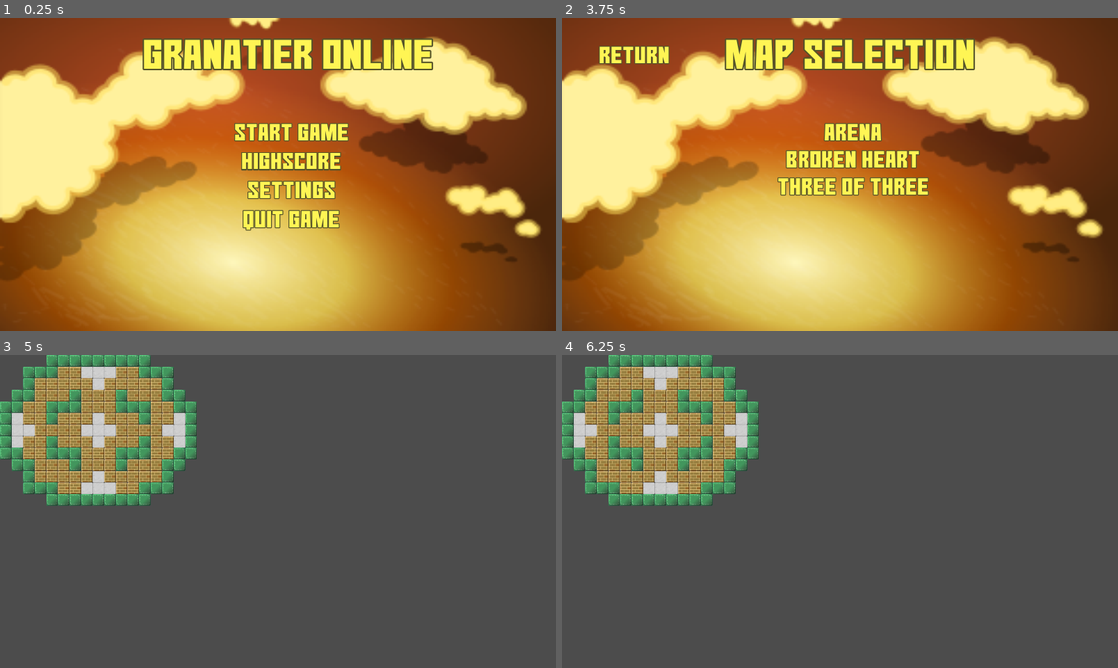
Above: before the commit, frames 1-4 (two rows, left to right).
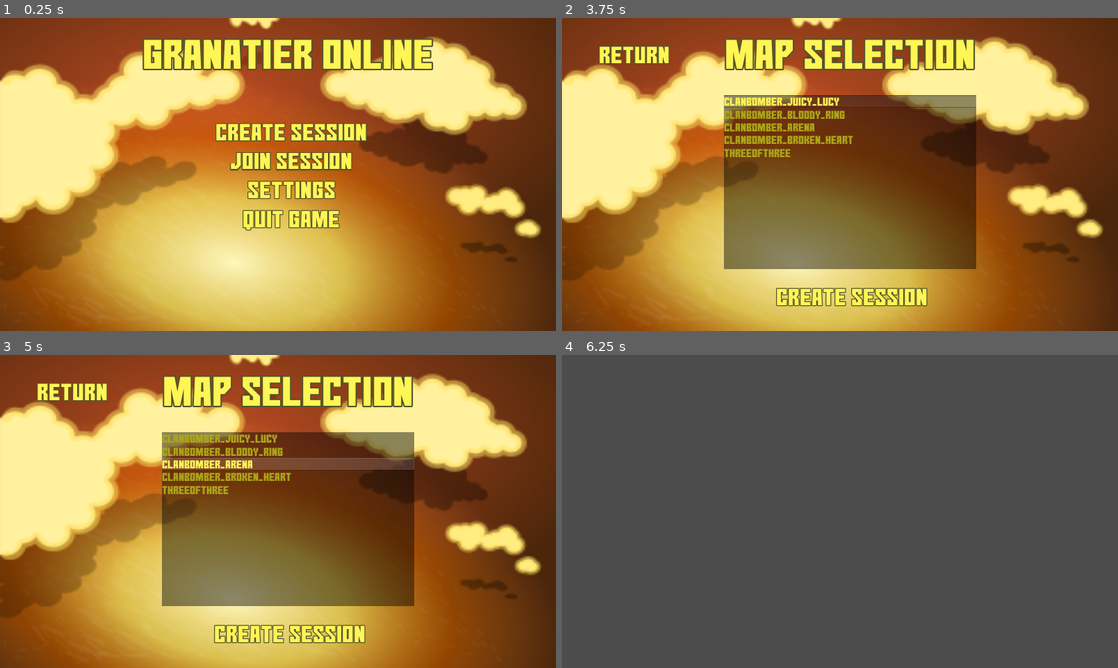
Above: after the commit, the same moments.

Repository: mrhappyhof/soulThieves
Game: Godot game, scene res://scenes/MainMenu.tscn
Two runs of this game, one before a commit and one after it. Both use one fixed random seed, a clock stepped at 60 frames per second and the inputs below.
Inputs (mouse positions are in pixels of both pictures, inside the frame that each line leads up to):
- Up to frame 1 (0.25 s): no input
- Up to frame 2 (3.75 s): click "Start Game" (after the commit: "Create Session") at 0.5 s; click "Return" at 1.25 s; click "Highscore" (after the commit: "Join Session") at 2 s; click "Settings" at 2.75 s; click "Start Game" (after the commit: "Create Session") at 3.5 s
- Up to frame 3 (5 s): click (289, 467) at 4.25 s, where only the run before the commit has a clickable "Arena"
- Up to frame 4 (6.25 s): click (851, 633) at 5 s, where only the run after the commit has a clickable "Create Session"; tap Enter at 5.75 s; hold D (move_right) from 5.78 s (still down); tap Q (place_bomb) at 5.85 s

The runs differ from the first frame. In frame 1, 1.9% of the frame differs, in the area x 38-66%, y 33-49%; in frame 2, 27%; in frame 3, 100%, in the area x 0-100%, y 0-100%; in frame 4, 14%.

Commit message:
Adjusted main menu and map selection

Diff:
--- a/GranatierClient/scenes/MainMenu.tscn
+++ b/GranatierClient/scenes/MainMenu.tscn
@@ -10,6 +10,12 @@
 outline_color = Color( 0.333333, 0.329412, 0.164706, 1 )
 font_data = ExtResource( 1 )
 
+[sub_resource type="DynamicFont" id=6]
+size = 80
+outline_size = 3
+outline_color = Color( 0.333333, 0.329412, 0.164706, 1 )
+font_data = ExtResource( 1 )
+
 [sub_resource type="StyleBoxEmpty" id=2]
 
 [sub_resource type="StyleBoxEmpty" id=3]
@@ -19,12 +25,6 @@
 [sub_resource type="StyleBoxFlat" id=5]
 bg_color = Color( 0, 0, 0, 1 )
 draw_center = false
-
-[sub_resource type="DynamicFont" id=6]
-size = 80
-outline_size = 3
-outline_color = Color( 0.333333, 0.329412, 0.164706, 1 )
-font_data = ExtResource( 1 )
 
 [node name="MainMenu" type="Node2D"]
 script = ExtResource( 3 )
@@ -40,42 +40,42 @@
 margin_right = 1028.0
 margin_bottom = 67.0
 grow_horizontal = 2
+custom_colors/font_color = Color( 1, 0.964706, 0.333333, 1 )
 custom_fonts/font = SubResource( 1 )
-custom_colors/font_color = Color( 1, 0.964706, 0.333333, 1 )
 text = "Granatier Online"
 align = 1
 
-[node name="StartGame" type="Button" parent="."]
+[node name="CreateSession" type="Button" parent="."]
 margin_left = 808.5
 margin_top = 350.0
 margin_right = 1203.5
 margin_bottom = 431.0
 grow_horizontal = 2
 focus_mode = 0
+custom_colors/font_color = Color( 1, 0.964706, 0.333333, 1 )
+custom_fonts/font = SubResource( 6 )
 custom_styles/hover = SubResource( 2 )
 custom_styles/pressed = SubResource( 3 )
 custom_styles/focus = SubResource( 4 )
 custom_styles/normal = SubResource( 5 )
-custom_fonts/font = SubResource( 6 )
-custom_colors/font_color = Color( 1, 0.964706, 0.333333, 1 )
 enabled_focus_mode = 0
-text = "Start Game"
+text = "Create Session"
 
-[node name="Highscore" type="Button" parent="."]
+[node name="JoinSession" type="Button" parent="."]
 margin_left = 808.5
 margin_top = 450.0
 margin_right = 1203.5
 margin_bottom = 531.0
 grow_horizontal = 2
 focus_mode = 0
+custom_colors/font_color = Color( 1, 0.964706, 0.333333, 1 )
+custom_fonts/font = SubResource( 6 )
 custom_styles/hover = SubResource( 2 )
 custom_styles/pressed = SubResource( 3 )
 custom_styles/focus = SubResource( 4 )
 custom_styles/normal = SubResource( 5 )
-custom_fonts/font = SubResource( 6 )
-custom_colors/font_color = Color( 1, 0.964706, 0.333333, 1 )
 enabled_focus_mode = 0
-text = "Highscore"
+text = "Join Session"
 
 [node name="Settings" type="Button" parent="."]
 margin_left = 856.0
@@ -84,12 +84,12 @@
 margin_bottom = 631.0
 grow_horizontal = 2
 focus_mode = 0
+custom_colors/font_color = Color( 1, 0.964706, 0.333333, 1 )
+custom_fonts/font = SubResource( 6 )
 custom_styles/hover = SubResource( 2 )
 custom_styles/pressed = SubResource( 3 )
 custom_styles/focus = SubResource( 4 )
 custom_styles/normal = SubResource( 5 )
-custom_fonts/font = SubResource( 6 )
-custom_colors/font_color = Color( 1, 0.964706, 0.333333, 1 )
 enabled_focus_mode = 0
 text = "Settings"
 
@@ -100,16 +100,16 @@
 margin_bottom = 731.0
 grow_horizontal = 2
 focus_mode = 0
+custom_colors/font_color = Color( 1, 0.964706, 0.333333, 1 )
+custom_fonts/font = SubResource( 6 )
 custom_styles/hover = SubResource( 2 )
 custom_styles/pressed = SubResource( 3 )
 custom_styles/focus = SubResource( 4 )
 custom_styles/normal = SubResource( 5 )
-custom_fonts/font = SubResource( 6 )
-custom_colors/font_color = Color( 1, 0.964706, 0.333333, 1 )
 enabled_focus_mode = 0
 text = "Quit Game"
 
-[connection signal="pressed" from="StartGame" to="." method="_on_StartGame_pressed"]
-[connection signal="pressed" from="Highscore" to="." method="_on_Highscore_pressed"]
+[connection signal="pressed" from="CreateSession" to="." method="_on_StartGame_pressed"]
+[connection signal="pressed" from="JoinSession" to="." method="_on_Highscore_pressed"]
 [connection signal="pressed" from="Settings" to="." method="_on_Settings_pressed"]
 [connection signal="pressed" from="QuitGame" to="." method="_on_QuitGame_pressed"]
--- a/GranatierClient/scenes/MapSelection.tscn
+++ b/GranatierClient/scenes/MapSelection.tscn
@@ -25,6 +25,13 @@
 [sub_resource type="StyleBoxFlat" id=6]
 bg_color = Color( 0, 0, 0, 1 )
 draw_center = false
+
+[sub_resource type="DynamicFont" id=7]
+size = 40
+font_data = ExtResource( 2 )
+
+[sub_resource type="StyleBoxFlat" id=8]
+bg_color = Color( 0, 0, 0, 0.45098 )
 
 [node name="MapSelection" type="Node2D"]
 script = ExtResource( 3 )
@@ -61,11 +68,23 @@
 enabled_focus_mode = 0
 text = "Return"
 
-[node name="Arena" type="Button" parent="."]
-margin_left = 777.5
-margin_top = 350.0
-margin_right = 1234.5
-margin_bottom = 431.0
+[node name="MapList" type="ItemList" parent="."]
+margin_left = 560.0
+margin_top = 267.0
+margin_right = 1430.0
+margin_bottom = 867.0
+custom_colors/guide_color = Color( 0, 0, 0, 0 )
+custom_colors/font_color_selected = Color( 1, 0.964706, 0.333333, 1 )
+custom_colors/font_color = Color( 0.678431, 0.65098, 0.101961, 1 )
+custom_fonts/font = SubResource( 7 )
+custom_styles/bg = SubResource( 8 )
+allow_reselect = true
+
+[node name="CreateSession" type="Button" parent="."]
+margin_left = 743.0
+margin_top = 919.0
+margin_right = 1260.0
+margin_bottom = 1000.0
 grow_horizontal = 2
 focus_mode = 0
 custom_colors/font_color = Color( 1, 0.964706, 0.333333, 1 )
@@ -75,41 +94,8 @@
 custom_styles/focus = SubResource( 5 )
 custom_styles/normal = SubResource( 6 )
 enabled_focus_mode = 0
-text = "Arena"
-
-[node name="BrokenHeart" type="Button" parent="."]
-margin_left = 777.5
-margin_top = 444.0
-margin_right = 1234.5
-margin_bottom = 525.0
-grow_horizontal = 2
-focus_mode = 0
-custom_colors/font_color = Color( 1, 0.964706, 0.333333, 1 )
-custom_fonts/font = SubResource( 2 )
-custom_styles/hover = SubResource( 3 )
-custom_styles/pressed = SubResource( 4 )
-custom_styles/focus = SubResource( 5 )
-custom_styles/normal = SubResource( 6 )
-enabled_focus_mode = 0
-text = "Broken Heart"
-
-[node name="ThreeOfThree" type="Button" parent="."]
-margin_left = 748.0
-margin_top = 537.0
-margin_right = 1264.0
-margin_bottom = 618.0
-grow_horizontal = 2
-focus_mode = 0
-custom_colors/font_color = Color( 1, 0.964706, 0.333333, 1 )
-custom_fonts/font = SubResource( 2 )
-custom_styles/hover = SubResource( 3 )
-custom_styles/pressed = SubResource( 4 )
-custom_styles/focus = SubResource( 5 )
-custom_styles/normal = SubResource( 6 )
-enabled_focus_mode = 0
-text = "Three of three"
+text = "Create Session"
 
 [connection signal="pressed" from="Return" to="." method="_on_Return_pressed"]
-[connection signal="pressed" from="Arena" to="." method="_on_Arena_pressed"]
-[connection signal="pressed" from="BrokenHeart" to="." method="_on_BrokenHeart_pressed"]
-[connection signal="pressed" from="ThreeOfThree" to="." method="_on_ThreeOfThree_pressed"]
+[connection signal="item_selected" from="MapList" to="." method="_on_MapList_item_selected"]
+[connection signal="pressed" from="CreateSession" to="." method="_on_CreateSession_pressed"]
--- a/GranatierClient/scenes/World.tscn
+++ b/GranatierClient/scenes/World.tscn
@@ -1,9 +1,8 @@
-[gd_scene load_steps=5 format=2]
+[gd_scene load_steps=4 format=2]
 
 [ext_resource path="res://scripts/World.gd" type="Script" id=1]
 [ext_resource path="res://resources/images/tileset.res" type="TileSet" id=2]
 [ext_resource path="res://scripts/Map.gd" type="Script" id=3]
-[ext_resource path="res://scenes/MapSelection.tscn" type="PackedScene" id=4]
 
 [node name="World" type="Node"]
 script = ExtResource( 1 )
@@ -14,7 +13,3 @@
 collision_layer = 2
 format = 1
 script = ExtResource( 3 )
-
-[node name="MapSelection" parent="." instance=ExtResource( 4 )]
-
-[connection signal="map" from="MapSelection" to="TileMap" method="parse_xml_map"]
--- a/GranatierClient/scripts/MainMenu.gd
+++ b/GranatierClient/scripts/MainMenu.gd
@@ -1,8 +1,8 @@
 extends Node2D
 
 # Paths to the different scenes. Can be added through the scene inspector
-export var startGameScene = "res://scenes/World.tscn"
-export var highscoreScene = "res://scenes/Highscore.tscn"
+export var createSessionScene = "res://scenes/MapSelection.tscn"
+export var joinSessionScene = "res://scenes/Session.tscn"
 export var settingsScene = "res://scenes/Settings.tscn"
 
 # Called when the node enters the scene tree for the first time.
@@ -25,11 +25,11 @@
 
 # Loads the game
 func _on_StartGame_pressed():
-	load_scene(startGameScene)
+	load_scene(createSessionScene)
 
 # Loads the highscore scene
 func _on_Highscore_pressed():
-	load_scene(highscoreScene)
+	load_scene(joinSessionScene)
 
 # Loads the settings scene
 func _on_Settings_pressed():
--- a/GranatierClient/scripts/MapSelection.gd
+++ b/GranatierClient/scripts/MapSelection.gd
@@ -1,15 +1,31 @@
 extends Node2D
 
+const PATH = "res://resources/maps"
+
 export var mainMenu = "res://scenes/MainMenu.tscn"
-export var arena = "clanbomber_Arena"
-export var broken_Heart = "clanbomber_Broken_Heart"
-export var three_of_three = "threeofthree"
+export var world = "res://scenes/World.tscn"
 
 signal map(map_name)
 
+var selectedItem
+
 # Called when the node enters the scene tree for the first time.
 func _ready():
-	pass # Replace with function body.
+	var label
+	var dir = Directory.new()
+	dir.open(PATH)
+	dir.list_dir_begin()
+
+	var file_name = dir.get_next()
+
+	while file_name != "":
+		if !dir.current_is_dir():
+			file_name.erase(file_name.length() - 4, 4)
+			$MapList.add_item(file_name)
+		file_name = dir.get_next()
+
+	$MapList.select(0)
+	selectedItem = $MapList.get_item_text(0)
 
 # Called every frame. 'delta' is the elapsed time since the previous frame.
 #func _process(delta):
@@ -25,23 +41,15 @@
 			ERR_CANT_CREATE:
 				print("Error: cant create scene")
 
-# Emit signal to the world scene with the map name
-func load_map(map_name):
-	emit_signal("map", map_name)
-	self.visible = false
-
 # Return to the main menu
 func _on_Return_pressed():
 	load_scene(mainMenu)
 
-# Load the map "Arena"
-func _on_Arena_pressed():
-	load_map(arena)
 
-# Load the map "Broken Heart"
-func _on_BrokenHeart_pressed():
-	load_map(broken_Heart)
+func _on_MapList_item_selected(index):
+	selectedItem = $MapList.get_item_text(index)
 
-# Load the map "Three of Three"
-func _on_ThreeOfThree_pressed():
-	load_map(three_of_three)
+# Emit signal with the map name, then load the world scene
+func _on_CreateSession_pressed():
+	emit_signal("map", selectedItem)
+	load_scene(world)
Not shown: 1 places in GranatierClient/scenes/MapSelection.tscn that only renumber resources
